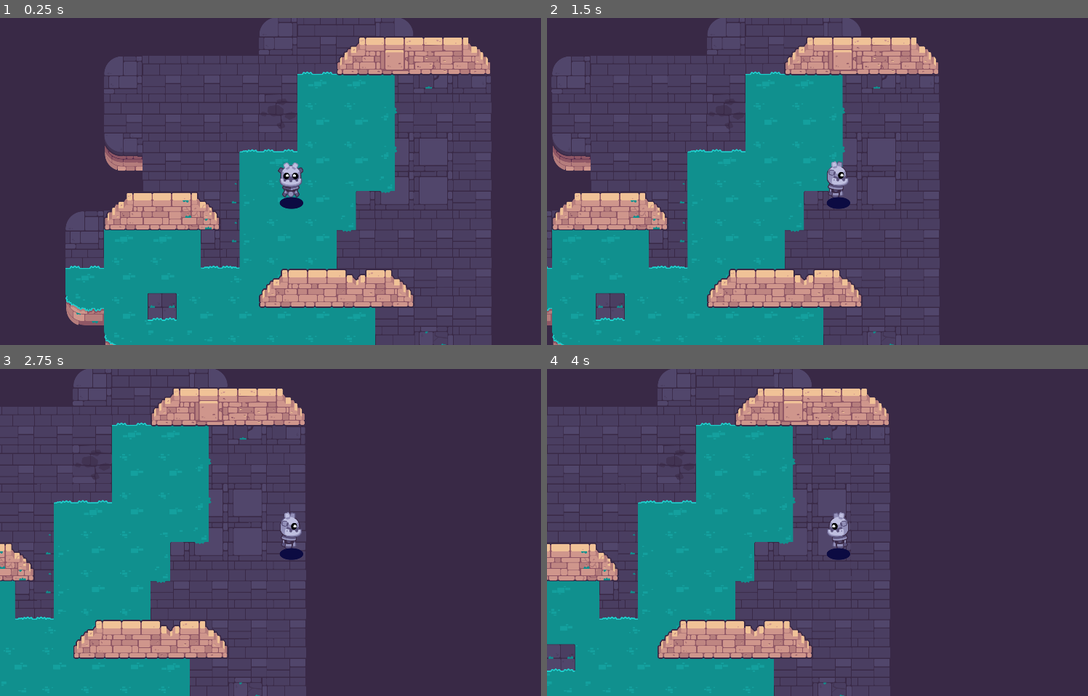
Above: before the commit, frames 1-4 (two rows, left to right).
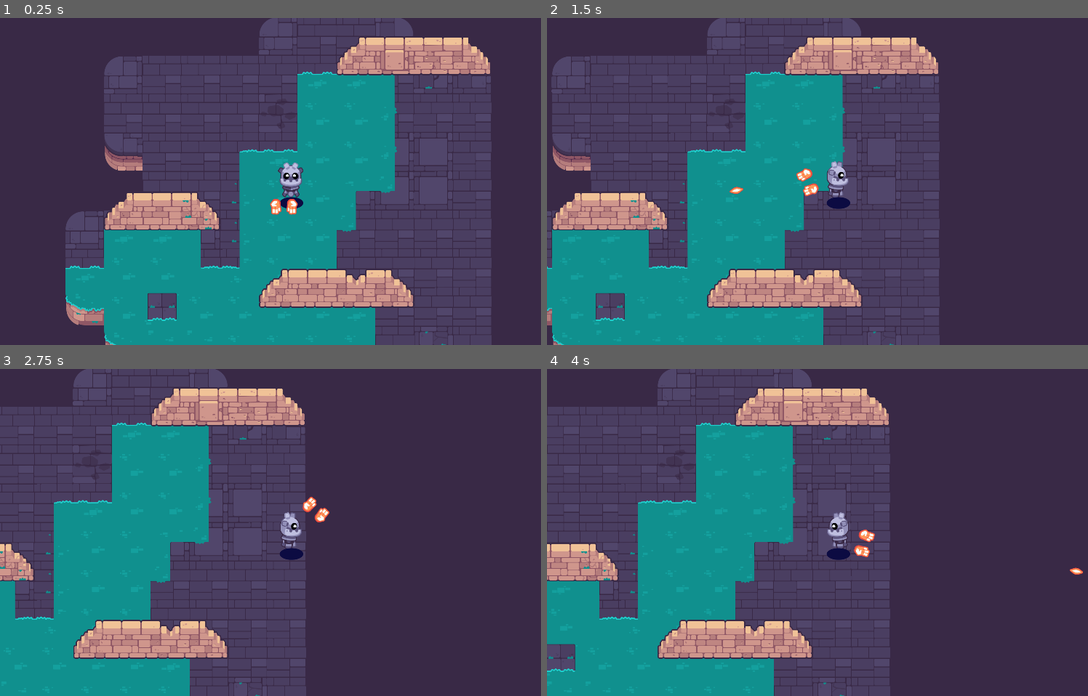
Above: after the commit, the same moments.

Repository: EricCa1/Path-of-Sorcerers
Game: Godot game, scene res://node_2d.tscn
Two runs of this game, one before a commit and one after it. Both use one fixed random seed, a clock stepped at 60 frames per second and the inputs below. The project has no main scene, so this scene is started directly.
Inputs (mouse positions are in pixels of both pictures, inside the frame that each line leads up to):
- Up to frame 1 (0.25 s): no input
- Up to frame 2 (1.5 s): tap Enter at 0.5 s; move the mouse to (963, 165) at 0.52 s; hold D (Move_Right) 0.53-1.25 s; click (963, 165) at 0.6 s; tap Space at 0.77 s; drag from (720, 197) to (806, 246) at 1.27 s
- Up to frame 3 (2.75 s): tap Space at 2 s; move the mouse to (351, 460) at 2.02 s; hold D (Move_Right) from 2.03 s (still down); click (351, 460) at 2.1 s
- Up to frame 4 (4 s): release D (Move_Right) at 2.75 s; drag from (806, 597) to (666, 483) at 2.77 s; tap Enter at 3.5 s; move the mouse to (1012, 581) at 3.52 s; hold A (Move_Left) from 3.53 s (still down); click (1012, 581) at 3.6 s; tap Space at 3.77 s

The runs differ from the first frame. In frame 1, 0.2% of the frame differs, in the area x 49-56%, y 55-61%; in frame 2, 0.2%, in the area x 33-51%, y 46-55%; in frame 3, 0.2%; in frame 4, 0.2%.

Commit message:
L7 The Player's Hand

Diff:
--- a/M10.twin_stick_workbook/bullet.tscn
+++ b/M10.twin_stick_workbook/bullet.tscn
@@ -10,9 +10,9 @@
 script = ExtResource("1_8ohye")
 
 [node name="Sprite2D" type="Sprite2D" parent="."]
-position = Vector2(280, 144)
+position = Vector2(0, 16)
 texture = ExtResource("2_ww4ob")
 
 [node name="CollisionShape2D" type="CollisionShape2D" parent="."]
-position = Vector2(280, 144)
+position = Vector2(0, 16)
 shape = SubResource("CircleShape2D_r268l")
--- a/M10.twin_stick_workbook/player.tscn
+++ b/M10.twin_stick_workbook/player.tscn
@@ -1,11 +1,15 @@
-[gd_scene load_steps=6 format=3 uid="uid://blwwx63im4rx6"]
+[gd_scene load_steps=9 format=3 uid="uid://blwwx63im4rx6"]
 
 [ext_resource type="Script" path="res://player.gd" id="1_1nanr"]
 [ext_resource type="Texture2D" uid="uid://bw03btxpkxde4" path="res://player/godot_bottom.png" id="1_d2ger"]
 [ext_resource type="Texture2D" uid="uid://bnuxefkl10pkv" path="res://common/shadow_circle.png" id="2_sk17c"]
 [ext_resource type="Script" path="res://sprite_2d.gd" id="3_lnph0"]
+[ext_resource type="PackedScene" uid="uid://clgpubo0nh3hh" path="res://weapon.tscn" id="5_0q1wt"]
+[ext_resource type="Script" path="res://weapon_pivot.gd" id="5_8oa8e"]
+[ext_resource type="Texture2D" uid="uid://dekkcmj408pvt" path="res://player/hand_fire.png" id="6_cxt6p"]
 
 [sub_resource type="CircleShape2D" id="CircleShape2D_smlr0"]
+radius = 25.318
 
 [node name="Player" type="CharacterBody2D"]
 motion_mode = 1
@@ -17,7 +21,8 @@
 script = ExtResource("3_lnph0")
 
 [node name="CollisionShape2D" type="CollisionShape2D" parent="."]
-position = Vector2(0, 39)
+unique_name_in_owner = true
+position = Vector2(1, 28)
 shape = SubResource("CircleShape2D_smlr0")
 
 [node name="Camera2D" type="Camera2D" parent="."]
@@ -25,3 +30,24 @@
 [node name="ShadowCircle" type="Sprite2D" parent="."]
 position = Vector2(2, 71)
 texture = ExtResource("2_sk17c")
+
+[node name="WeaponPivot" type="Node2D" parent="."]
+position = Vector2(0, -15)
+rotation = -0.0473743
+script = ExtResource("5_8oa8e")
+
+[node name="WeaponAnchor" type="Node2D" parent="WeaponPivot"]
+position = Vector2(100, 0)
+
+[node name="Weapon" parent="WeaponPivot/WeaponAnchor" instance=ExtResource("5_0q1wt")]
+
+[node name="HandLeft" type="Sprite2D" parent="WeaponPivot/WeaponAnchor"]
+rotation = -0.0023962
+texture = ExtResource("6_cxt6p")
+offset = Vector2(0, -4)
+
+[node name="HandRight" type="Sprite2D" parent="WeaponPivot/WeaponAnchor"]
+rotation = -0.00102499
+texture = ExtResource("6_cxt6p")
+offset = Vector2(0, 50)
+flip_v = true
--- /dev/null
+++ b/M10.twin_stick_workbook/weapon_pivot.gd
@@ -0,0 +1,23 @@
+extends Node2D
+
+var is_using_gamepad := false
+@onready var weapon_anchor: Node2D = $WeaponAnchor
+
+func _unhandled_input(event: InputEvent) -> void:
+	if event is InputEventMouseMotion or event is InputEventKey:
+		is_using_gamepad = false
+	elif event is InputEventJoypadButton or event is InputEventJoypadMotion:
+		is_using_gamepad = true
+
+func _process(delta: float) -> void:
+	var aim_direction := Vector2.ZERO
+	if is_using_gamepad:
+		aim_direction = Input.get_vector("aim_left", "aim_right", "aim_up", "aim_down")
+	else:
+		aim_direction = global_position.direction_to(get_global_mouse_position())
+	if aim_direction.length() > 0.1:
+		rotation = aim_direction.angle()
+
+	z_index = 3
+	if aim_direction.y < 0.0:
+		z_index = 1
Not shown, changed: .DS_Store
